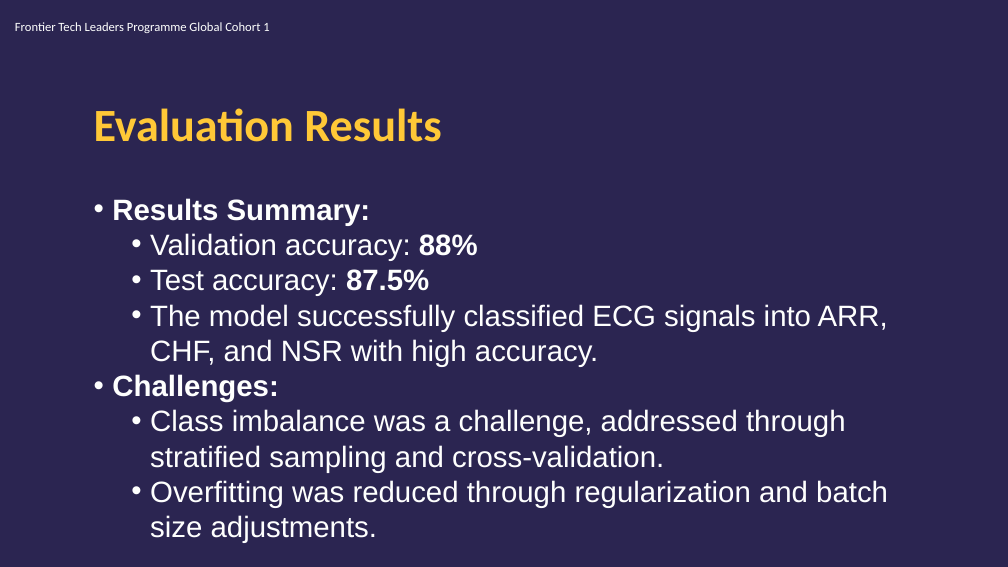
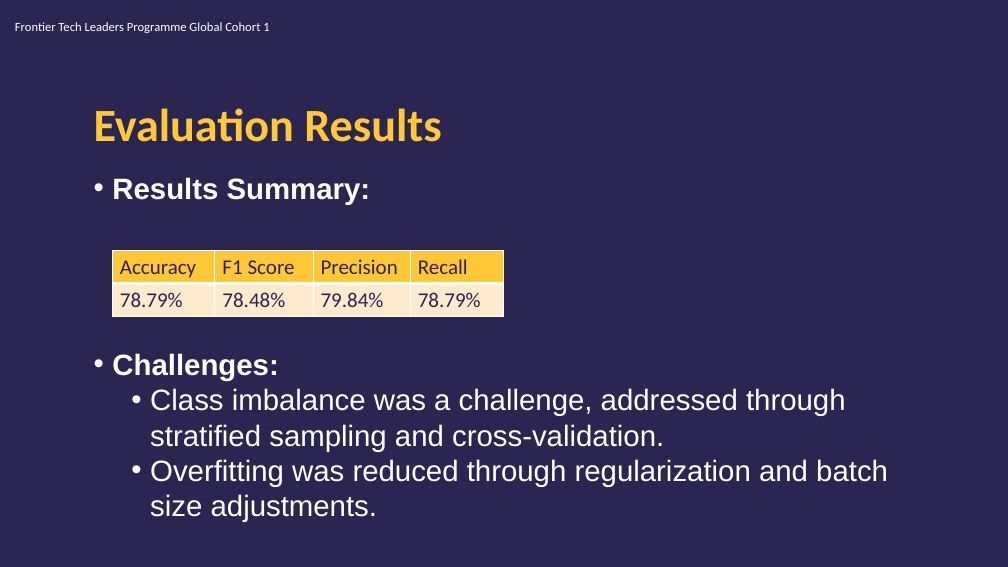
Before and after one commit to edasaruhan/FTL_Cohort3_Group12, a slide deck: slide 17 of Mosab_Aboidrees_Abdelrahman_Mohammed_Draft_Presentation.pptx (slide 16 before the commit). Drawn at 1008x567 pixels with LibreOffice and Linux fonts; fonts in the diff are those of the drawing; background and template pictures are left out. Boxes give left, top, right and bottom in pixels: in the first picture for what was removed or moved away, otherwise in the second. Text is boxed around its words. In the diff, an @@ line names an element or a change of style, - is before the commit and + after.

```diff
--- a/Mosab_Aboidrees_Abdelrahman_Mohammed_Draft_Presentation.pptx
+++ b/Mosab_Aboidrees_Abdelrahman_Mohammed_Draft_Presentation.pptx
@@ text "Results Summary:" moved from (x1=112, y1=198, x2=888, y2=543) to (x1=112, y1=177, x2=888, y2=522) @@
@@ text at (x1=150, y1=233, x2=888, y2=367): paragraphs removed @@
-  • Validation accuracy: 88%
-  • Test accuracy: 87.5%
-  • The model successfully classified ECG signals into ARR, CHF, and NSR with high accuracy.
@@ table added at (x1=113, y1=251, x2=505, y2=317), 2 rows, 4 columns @@
+Accuracy | F1 Score | Precision | Recall
+78.79% | 78.48% | 79.84% | 78.79%
```
Also in this commit, not shown: 5 other slides changed, 2 slides added, 1 slide removed.
